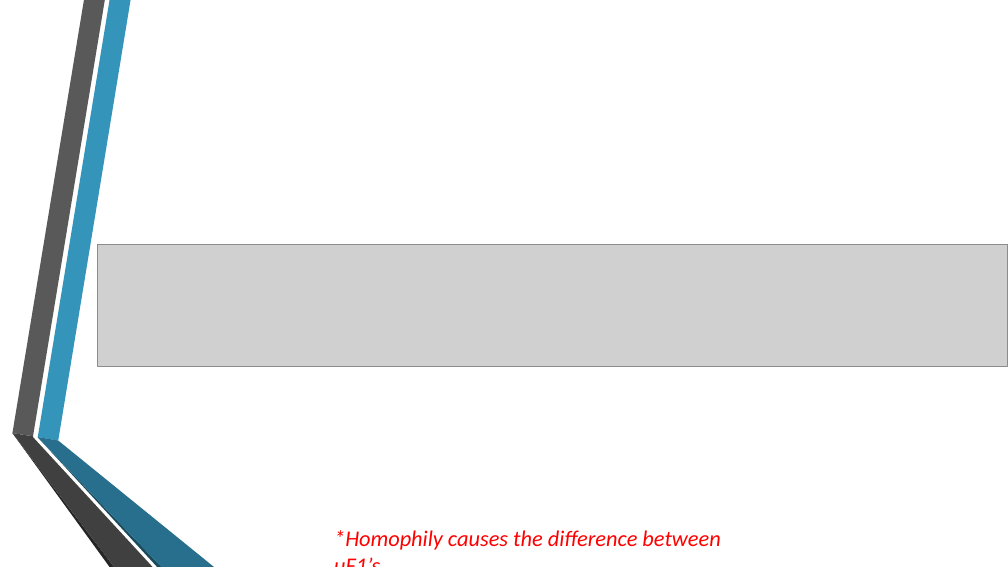
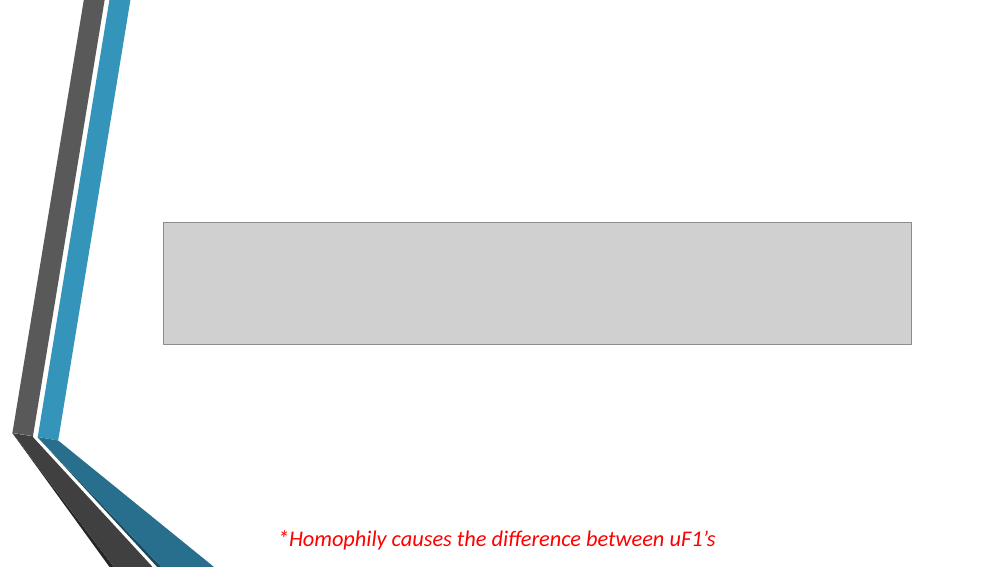
Before and after one commit to Edward326/WalkletsEmbeddings, a slide deck: slide 22 of walklets_embedding/docs/Walklets.pptx (slide 19 before the commit). Drawn at 1008x567 pixels with LibreOffice and Linux fonts; fonts in the diff are those of the drawing; grey boxes stand for pictures; background and template pictures are left out. Boxes give left, top, right and bottom in pixels: in the first picture for what was removed or moved away, otherwise in the second. Text is boxed around its words. In the diff, an @@ line names an element or a change of style, - is before the commit and + after.

```diff
--- a/walklets_embedding/docs/Walklets.pptx
+++ b/walklets_embedding/docs/Walklets.pptx
@@ picture: place and size @@
-picture at [98,245,1008,367]
+picture at [163,223,912,345]
@@ outline redrawn in 5 elements at [38,0,131,440], [12,433,114,567], [38,437,215,567], [12,433,152,567], [38,437,161,566] @@
@@ text "*Homophily causes the difference between ..." rewrapped from [334,530,720,550] to [278,530,716,550] @@
```
Also in this commit, not shown: 21 other slides changed, 1 slide added, 2 slides removed, 1 other file.
